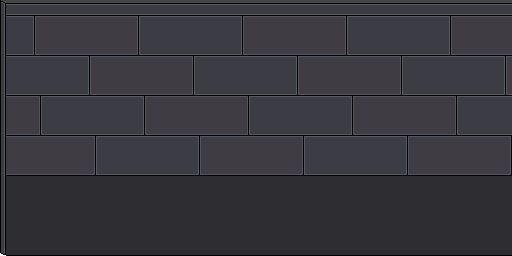
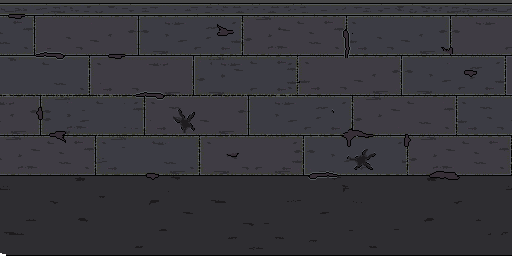
The second (512, 256) image is a revision of the first. Changes to its layers:
renamed "corner" to "corner_l", hid it over [0, 0, 6, 255]
added layer "damage 1" above "damage" over [8, 14, 477, 180]
added layer "dirt" above "Pasted Layer" over [0, 4, 512, 250]
